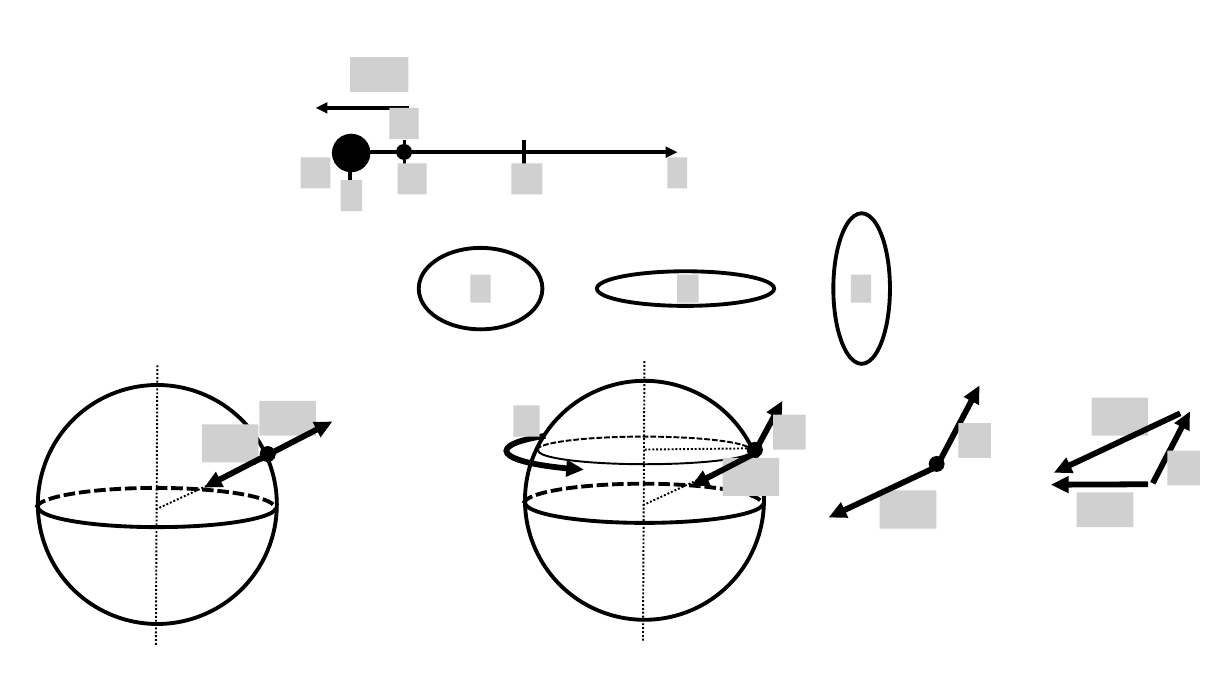
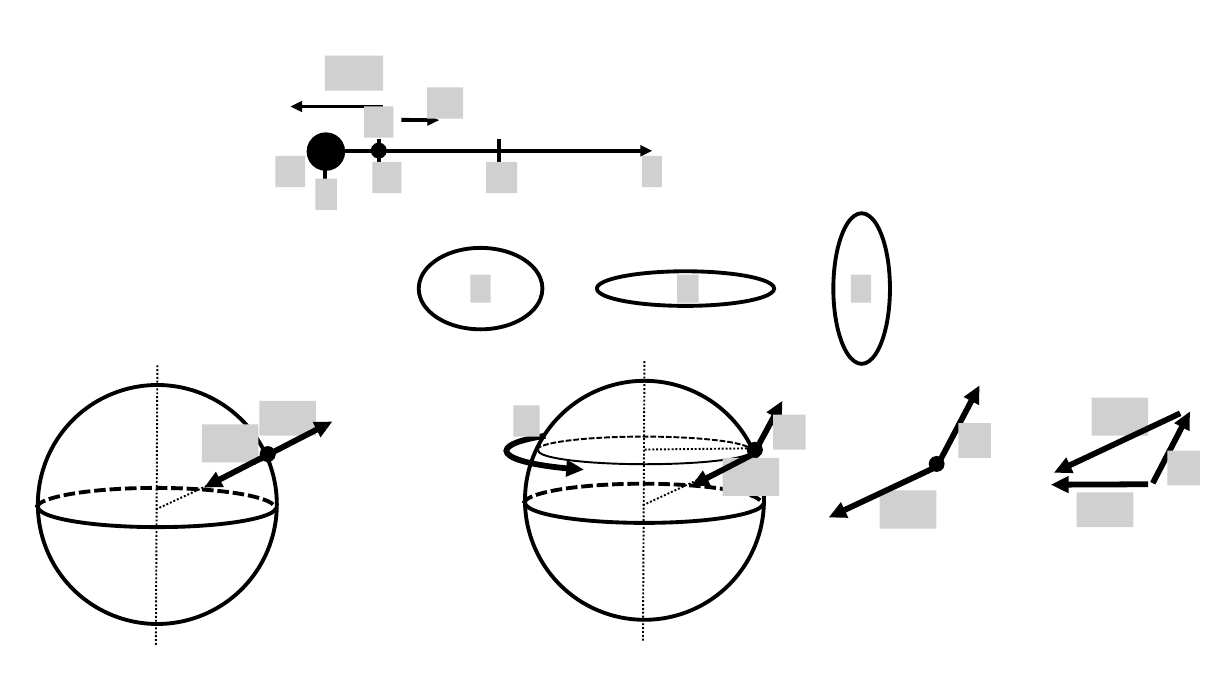
Before and after one commit to OSTP/PhysicsArtofModelling, a slide deck: slide 7 of tex/figures/Gravity/Figures.pptx. Drawn at 1232x693 pixels with LibreOffice and Linux fonts; fonts in the diff are those of the drawing; grey boxes stand for pictures. Boxes give left, top, right and bottom in pixels: in the first picture for what was removed or moved away, otherwise in the second. Text is boxed around its words. In the diff, an @@ line names an element or a change of style, - is before the commit and + after.

```diff
--- a/tex/figures/Gravity/Figures.pptx
+++ b/tex/figures/Gravity/Figures.pptx
@@ picture added at (427,88,463,119) @@
@@ 7 pictures, 3 lines, 2 ellipses, 2 arrows: place and size @@
-7 pictures, 3 lines, 2 ellipses, 2 arrows at (300,57,688,212)
+7 pictures, 3 lines, 2 ellipses, 2 arrows at (275,55,663,210)
@@ arrow added from (401, 120) to (439, 120), #000000 3 pt @@
```
Also in this commit, not shown: 7 other files.
